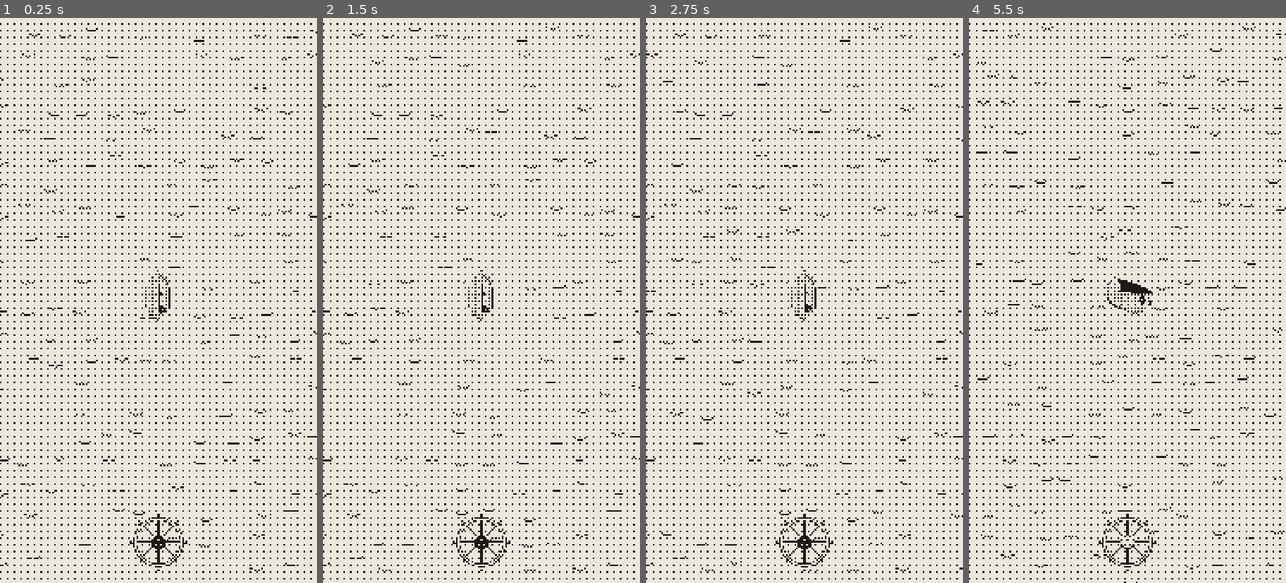
Above: before the commit, frames 1-4 (left to right).
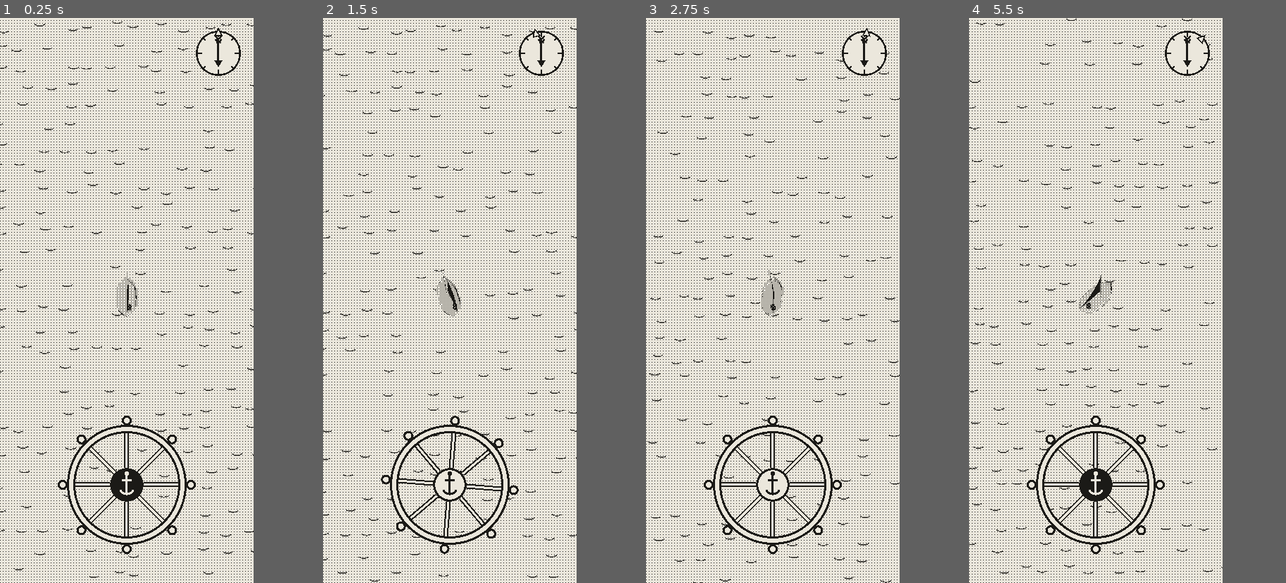
Above: after the commit, the same moments.

Repository: EnricoLabarile/Sail
Game: Godot game, scene res://Assets/Scenes/Overworld.tscn
Two runs of this game, one before a commit and one after it. Both use one fixed random seed, a clock stepped at 60 frames per second and the inputs below.
Inputs (mouse positions are in pixels of both pictures, inside the frame that each line leads up to):
- Up to frame 1 (0.25 s): no input
- Up to frame 2 (1.5 s): tap Enter (ui_accept) at 0.5 s; drag from (481, 543) to (513, 176) at 0.52 s; drag from (418, 328) to (465, 413) at 1.27 s
- Up to frame 3 (2.75 s): move the mouse to (836, 176) at 2.02 s; hold Right (ui_right) from 2.03 s (still down); click (836, 176) at 2.17 s
- Up to frame 4 (5.5 s): release Right (ui_right) at 2.75 s; drag from (1111, 413) to (1032, 215) at 2.77 s; move the mouse to (1222, 385) at 3.52 s; hold Left (ui_left) 3.53-4.25 s; click (1222, 385) at 3.67 s; tap Enter (ui_accept) at 3.77 s; drag from (1032, 215) to (1079, 159) at 4.27 s; move the mouse to (1143, 300) at 5.02 s; hold Left (ui_left) from 5.03 s (still down); click (1143, 300) at 5.17 s
In our replay, the window is 450x800 before the commit and 360x800 after it. These sizes can differ from the game's own. Grey fills any space a smaller window leaves; there, only what the larger window draws over its background counts as a difference.

The runs differ from the first frame. In frame 1, 14% of the frame differs, in the area x 0-100%, y 0-100%; in frame 2, 14%; in frame 3, 14%; in frame 4, 14%.

Commit message:
Wind indicator (top right); hull under Model; viewport back to 360x800
Co-Authored-By: Claude Opus 5.5 <noreply@anthropic.com>
Claude-Session: https://claude.ai/code/session_0154zeqDuhZHz7ZXLE21BuMs

Diff:
--- a/Assets/Boat/boat.tscn
+++ b/Assets/Boat/boat.tscn
@@ -38,5 +38,5 @@
 size = 24.0
 far = 200.0
 
-[node name="sm_boat_hull" parent="." unique_id=1085224572 instance=ExtResource("2_da1jx")]
+[node name="sm_boat_hull" parent="Model" unique_id=1085224572 instance=ExtResource("2_da1jx")]
 transform = Transform3D(-4.371139e-08, 0, 1, 0, 1, 0, -1, 0, -4.371139e-08, 0, 0.31564635, -0.21666029)
--- a/Assets/Scenes/Overworld.tscn
+++ b/Assets/Scenes/Overworld.tscn
@@ -4,6 +4,7 @@
 [ext_resource type="PackedScene" uid="uid://dhestvacwpffc" path="res://Assets/Boat/boat.tscn" id="2_boat"]
 [ext_resource type="PackedScene" path="res://Assets/UI/helm.tscn" id="3_helm"]
 [ext_resource type="PackedScene" uid="uid://bba4hwropmrh4" path="res://Assets/Post_Process/dither/dither.tscn" id="4_dither"]
+[ext_resource type="PackedScene" path="res://Assets/UI/wind_vane.tscn" id="5_vane"]
 
 [node name="Node3D" type="Node3D" unique_id=1254907948]
 
@@ -18,3 +19,5 @@
 [node name="Dither" parent="." unique_id=1041423395 instance=ExtResource("4_dither")]
 
 [node name="Helm" parent="." unique_id=1401139767 instance=ExtResource("3_helm")]
+
+[node name="WindVane" parent="." instance=ExtResource("5_vane")]
--- /dev/null
+++ b/Assets/UI/wind_vane.gd
@@ -0,0 +1,56 @@
+extends Control
+## The wind indicator, top right: a paper dial with north at the top (the camera never turns, so the
+## screen's up is always north). The ink arrow flies the way the wind blows, its feathered tail on
+## the side the wind comes from; the small hollow triangle on the rim is where the bow points, so the
+## angle between them tells you how she sails. It reads the boat's wind every frame, so it follows any
+## change of wind. (Like a UMG widget that reads a value from the pawn on tick.)
+
+const PAPER := Color("ebe7dc")
+const INK := Color("1b1a17")
+
+var wind_deg := 0.0      # where the wind blows from (0 = north, 90 = east)
+var heading := Vector2.UP
+
+func _process(_dt: float) -> void:
+	var b := get_tree().get_first_node_in_group("player_boat") as Node3D
+	if b == null:
+		return
+	var fwd := -b.global_transform.basis.z
+	var h := Vector2(fwd.x, fwd.z).normalized()           # world +x = screen right, world +z = screen down
+	var w: float = b.wind_from_deg
+	if not is_equal_approx(w, wind_deg) or h.distance_to(heading) > 0.01:
+		wind_deg = w
+		heading = h
+		queue_redraw()
+
+func _draw() -> void:
+	var c := size * 0.5
+	var r := minf(size.x, size.y) * 0.5 - 2.0
+	# the dial
+	draw_circle(c, r, INK)
+	draw_circle(c, r - 2.5, PAPER)
+	for i in 8:                                             # ticks, longer at N E S W
+		var a := i * TAU / 8.0
+		var d := Vector2(sin(a), -cos(a))
+		var l := 6.0 if i % 2 == 0 else 3.0
+		draw_line(c + d * (r - 3.0), c + d * (r - 3.0 - l), INK, 1.5)
+	# N at the top
+	var f := get_theme_default_font()
+	draw_string(f, c + Vector2(-4.0, -r + 18.0), "N", HORIZONTAL_ALIGNMENT_LEFT, -1, 11, INK)
+	# the wind: from its side toward the other
+	var from := Vector2(sin(deg_to_rad(wind_deg)), -cos(deg_to_rad(wind_deg)))
+	var tail := c + from * (r * 0.62)
+	var tip := c - from * (r * 0.62)
+	var side := Vector2(-from.y, from.x)
+	draw_line(tail, tip + from * 6.0, INK, 3.0)
+	draw_colored_polygon(PackedVector2Array([tip, tip + from * 10.0 + side * 6.0, tip + from * 10.0 - side * 6.0]), INK)
+	for k in 2:                                             # two feathers at the tail
+		var p := tail - from * (k * 5.0)
+		draw_line(p, p + from * 5.0 + side * 5.0, INK, 2.0)
+		draw_line(p, p + from * 5.0 - side * 5.0, INK, 2.0)
+	# the bow: a hollow triangle on the rim
+	var hp := c + heading * (r - 2.0)
+	var hs := Vector2(-heading.y, heading.x)
+	var tri := PackedVector2Array([hp + heading * 5.0, hp - heading * 5.0 + hs * 5.0, hp - heading * 5.0 - hs * 5.0])
+	draw_colored_polygon(tri, PAPER)
+	draw_polyline(PackedVector2Array([tri[0], tri[1], tri[2], tri[0]]), INK, 1.5)
--- /dev/null
+++ b/Assets/UI/wind_vane.tscn
@@ -0,0 +1,18 @@
+[gd_scene format=3]
+
+[ext_resource type="Script" path="res://Assets/UI/wind_vane.gd" id="1_vane"]
+
+[node name="WindVane" type="CanvasLayer"]
+layer = 110
+
+[node name="Dial" type="Control" parent="."]
+anchors_preset = 1
+anchor_left = 1.0
+anchor_right = 1.0
+offset_left = -84.0
+offset_top = 16.0
+offset_right = -16.0
+offset_bottom = 84.0
+grow_horizontal = 0
+mouse_filter = 2
+script = ExtResource("1_vane")
--- a/project.godot
+++ b/project.godot
@@ -20,8 +20,8 @@
 
 [display]
 
-window/size/viewport_width=1080
-window/size/viewport_height=1920
+window/size/viewport_width=360
+window/size/viewport_height=800
 window/size/window_width_override=360
 window/size/window_height_override=800
 window/stretch/mode="canvas_items"
